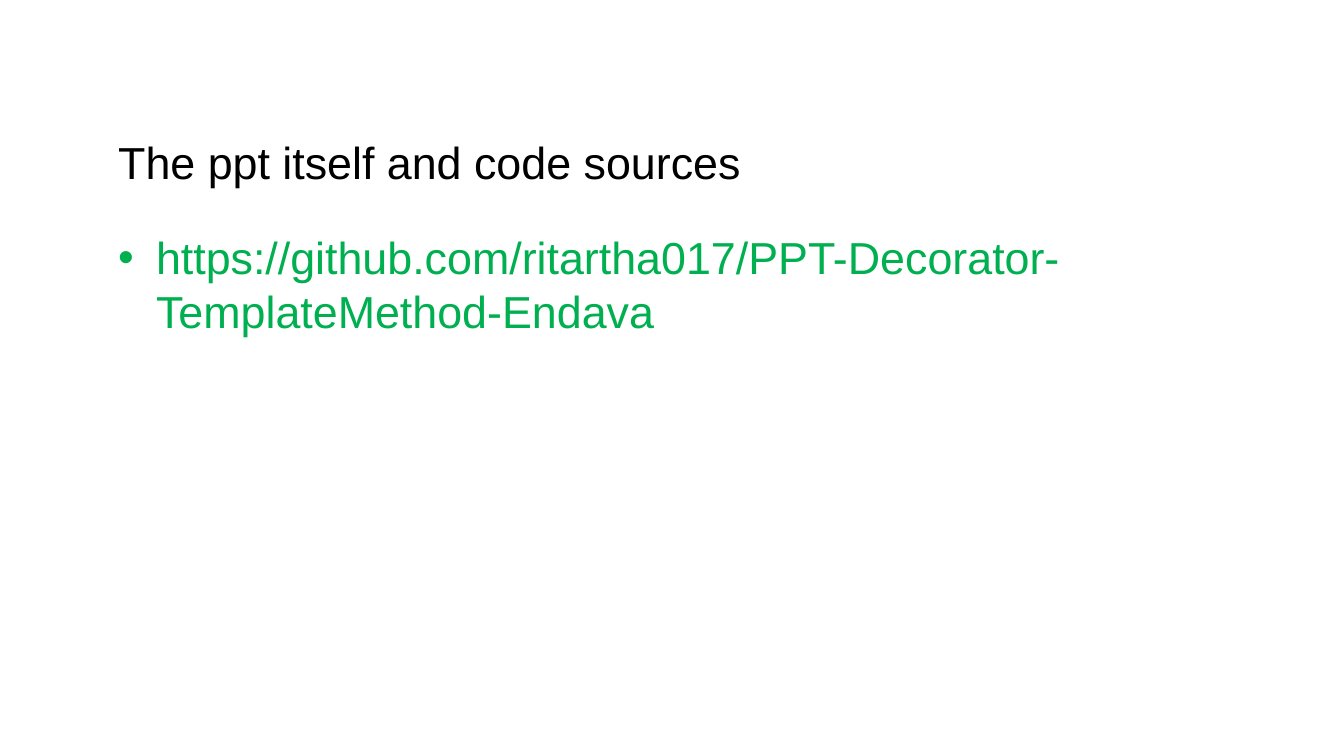
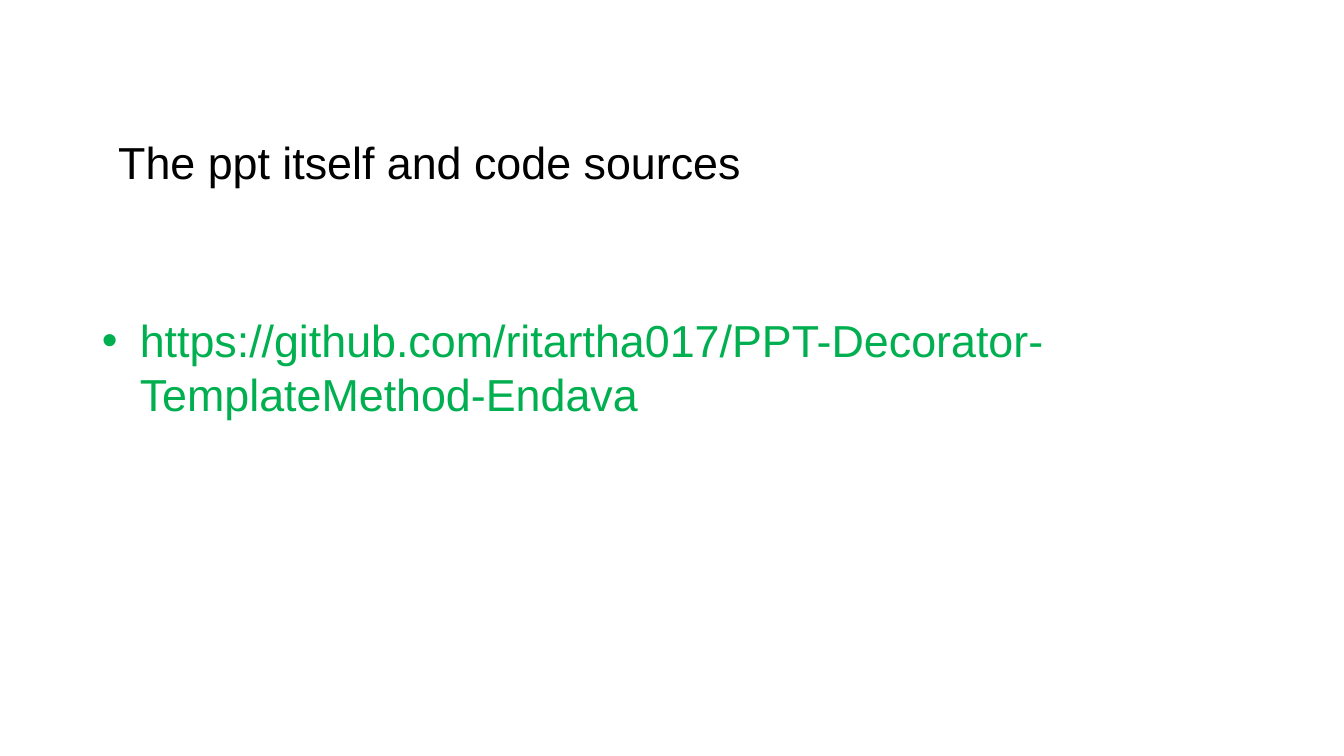
Before and after one commit to ritartha017/PPT-Decorator-TemplateMethod-Endava, a slide deck: slide 33 of DesignPatterns.pptx (slide 32 before the commit). Drawn at 1344x756 pixels with LibreOffice and Linux fonts; fonts in the diff are those of the drawing; background and template pictures are left out. Boxes give left, top, right and bottom in pixels: in the first picture for what was removed or moved away, otherwise in the second. Text is boxed around its words. In the diff, an @@ line names an element or a change of style, - is before the commit and + after.

```diff
--- a/DesignPatterns.pptx
+++ b/DesignPatterns.pptx
@@ text "https://github.com/ritartha017/PPT-Decorator-TemplateMethod- ...": place and size @@
-text "https://github.com/ritartha017/PPT-Decorator-TemplateMethod- ..." at [156,241,1059,337]
+text "https://github.com/ritartha017/PPT-Decorator-TemplateMethod- ..." at [140,324,1043,420]
```
Also in this commit, not shown: 1 slide added, 11 other files.
